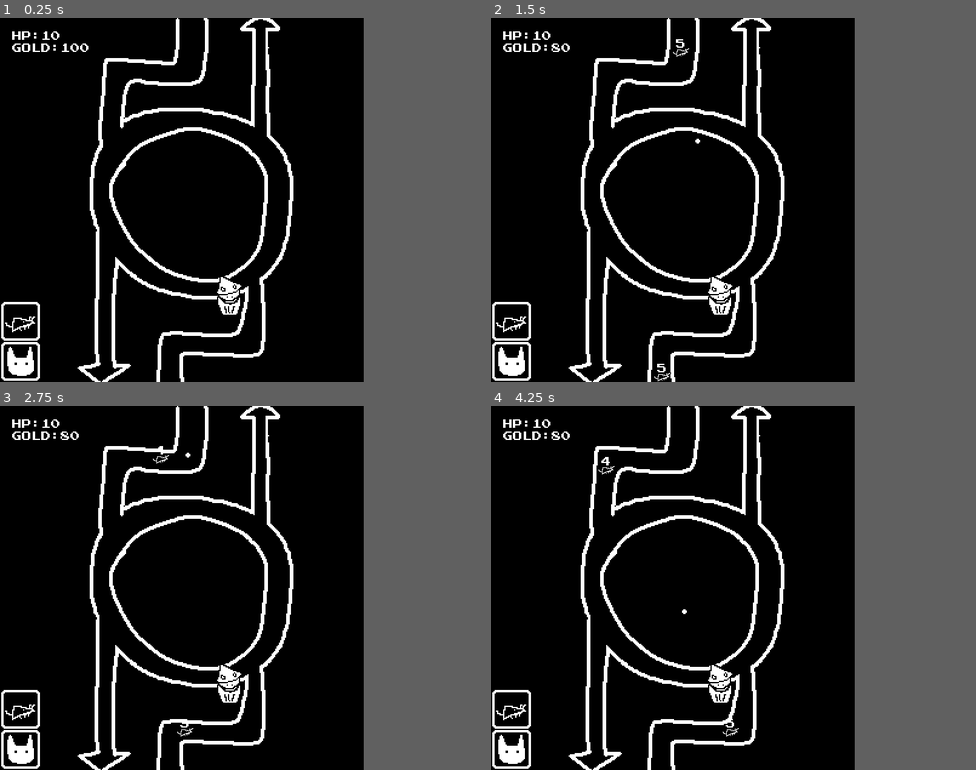
Above: before the commit, frames 1-4 (two rows, left to right).
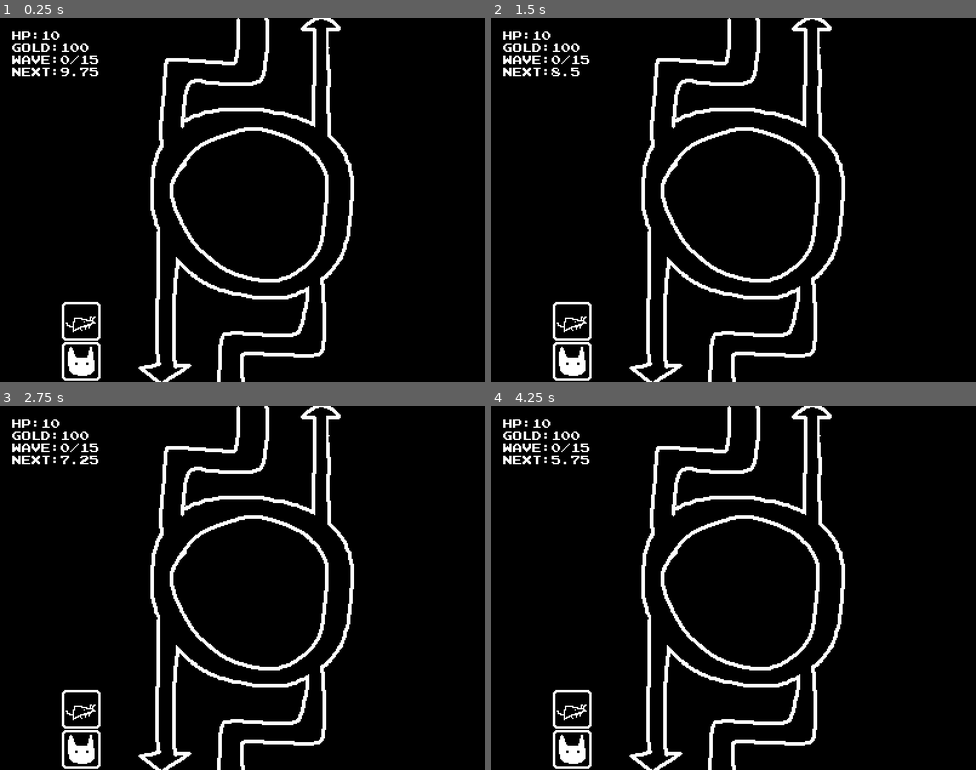
Above: after the commit, the same moments.

Repository: andymjchang/gmtk-2023
Game: Godot game, scene res://Scenes/Main.tscn
The game is run twice, just before and just after one commit, with the same random seed, the same clock (stepped at 60 frames per second) and the same inputs.
Inputs (mouse positions are in pixels of both pictures, inside the frame that each line leads up to):
- Up to frame 1 (0.25 s): no input
- Up to frame 2 (1.5 s): tap Enter at 0.5 s; move the mouse to (510, 320) at 0.52 s; click (510, 320) at 0.6 s; move the mouse to (510, 360) at 1.27 s; click (510, 360) at 1.35 s
- Up to frame 3 (2.75 s): move the mouse to (218, 507) at 2.02 s; click (218, 507) at 2.1 s
- Up to frame 4 (4.25 s): move the mouse to (655, 660) at 2.77 s; click (655, 660) at 2.85 s; move the mouse to (782, 642) at 3.52 s; click (782, 642) at 3.6 s
In our replay, the window is 600x600 before the commit and 800x600 after it. These sizes can differ from the game's own. Grey fills any space a smaller window leaves; there, only what the larger window draws over its background counts as a difference.

The runs differ from the first frame. In frame 1, 11% of the frame differs, in the area x 0-73%, y 0-100%; in frame 2, 11%; in frame 3, 11%; in frame 4, 11%.

Commit message:
animated rat units

Diff:
--- a/Objects/PrefabTest.gd
+++ b/Objects/PrefabTest.gd
@@ -2,7 +2,7 @@
 
 var atkSpd = 1
 var bulletDmg = 1
-var bulletSpd = 250
+var bulletSpd = 300
 var bulletNode = preload("res://Objects/Projectile.tscn")
 
 func _ready():
--- a/Objects/TestUnit.gd
+++ b/Objects/TestUnit.gd
@@ -5,17 +5,34 @@
 var speed := 30
 var dmg := 1
 var hp := 5
+var last_position
+export var turn_threshold := 1
+
+func _ready():
+	$Sprite2D.speed_scale = rand_range(0.8, 1.2)
+	last_position = global_position
 
 func _process(delta):
+	# check for death
+	if hp <= 0:
+		free_path()
+
+	# update healthbar
 	$RichTextLabel.bbcode_text = "[center]" + str(hp) + "[center]"
+
 	# check for end of path
 	if path_follow.unit_offset == 1:
 		end_of_path()
 
+	# move along pathFollow
 	path_follow.set_offset(path_follow.get_offset() + speed * delta)
 
-	if hp <= 0:
-		free_path()
+	# check for movement direction
+	if (global_position.x - last_position.x) > turn_threshold:
+		$Sprite2D.scale.x = 0.5
+	else:
+		$Sprite2D.scale.x = -0.5
+	last_position = global_position
 
 func end_of_path():
 	# access the current main node
@@ -33,6 +50,6 @@
 	if hp <= 0:
 		free_path()
 
-func _on_Area2D_area_shape_entered(area_rid, area, area_shape_index, local_shape_index):
+func _on_Area2D_area_shape_entered(_area_rid, area, _area_shape_index, _local_shape_index):
 	if area.is_in_group("BulletNode") and area.get_parent().hit == false:
 		area.get_parent().on_hit(self)
--- a/Objects/TestUnit.tscn
+++ b/Objects/TestUnit.tscn
@@ -1,9 +1,25 @@
-[gd_scene load_steps=6 format=2]
+[gd_scene load_steps=9 format=2]
 
 [ext_resource path="res://Assets/rat1.png" type="Texture" id=1]
 [ext_resource path="res://Objects/TestUnit.gd" type="Script" id=2]
 [ext_resource path="res://Resources/outline_material.tres" type="Material" id=3]
 [ext_resource path="res://Resources/default_font.tres" type="DynamicFont" id=4]
+
+[sub_resource type="AtlasTexture" id=2]
+atlas = ExtResource( 1 )
+region = Rect2( 0, 0, 32, 32 )
+
+[sub_resource type="AtlasTexture" id=3]
+atlas = ExtResource( 1 )
+region = Rect2( 32, 0, 32, 32 )
+
+[sub_resource type="SpriteFrames" id=4]
+animations = [ {
+"frames": [ SubResource( 2 ), SubResource( 3 ) ],
+"loop": true,
+"name": "default",
+"speed": 5.0
+} ]
 
 [sub_resource type="CircleShape2D" id=1]
 radius = 7.0
@@ -18,11 +34,12 @@
 collision_mask = 2
 script = ExtResource( 2 )
 
-[node name="Sprite2D" type="Sprite" parent="PlayerUnit"]
+[node name="Sprite2D" type="AnimatedSprite" parent="PlayerUnit"]
 material = ExtResource( 3 )
 position = Vector2( 0, -1 )
 scale = Vector2( 0.5, 0.5 )
-texture = ExtResource( 1 )
+frames = SubResource( 4 )
+playing = true
 
 [node name="RichTextLabel" type="RichTextLabel" parent="PlayerUnit"]
 margin_left = -20.0
--- a/Resources/default_font.tres
+++ b/Resources/default_font.tres
@@ -4,5 +4,7 @@
 
 [resource]
 size = 8
+outline_size = 1
+outline_color = Color( 0, 0, 0, 1 )
 extra_spacing_top = 1
 font_data = ExtResource( 1 )
--- a/Scenes/Main.gd
+++ b/Scenes/Main.gd
@@ -3,19 +3,30 @@
 var unitScene = preload("res://Objects/TestUnit.tscn")
 var enemyHP := 10
 var playerGold := 100
+var currentWave := 0
+var totalWaves := 15
 
 func _ready():
-	update_stats()
 	randomize()
 	$BgTile.visible = true
-	new_tower()
+
+func _process(_delta):
+	update_stats()
 
 func update_stats():
 	$RichTextLabel.text = "HP:" + str(enemyHP) + "\nGOLD:" + str(playerGold)
+	$RichTextLabel.text = $RichTextLabel.text + "\nWAVE:" + str(currentWave) + "/" + str(totalWaves)
+	$RichTextLabel.text = $RichTextLabel.text + "\nNEXT:" + str($WaveTimer.time_left)
 
 func update_hp(subtractAmount):
 	enemyHP -= subtractAmount
-	update_stats()
+
+func new_wave():
+	if currentWave < totalWaves:
+		currentWave += 1
+		new_tower()
+		playerGold += 100
+
 
 func new_tower():
 	var towerArray = $EnemyUnits.get_children()
@@ -33,10 +44,12 @@
 	if playerGold >= 10:
 		track.add_child(unitScene.instance())
 		playerGold -= 10
-		update_stats()
 
 func _on_PlacementDetector_pressed():
 	place_unit($Track1)
 
 func _on_PlacementDetector2_pressed():
 	place_unit($Track2)
+
+func _on_WaveTimer_timeout():
+	new_wave()
--- a/Scenes/Main.tscn
+++ b/Scenes/Main.tscn
@@ -20,11 +20,12 @@
 }
 
 [node name="Main" type="Node2D" groups=["MainNode"]]
+position = Vector2( 50, 0 )
 script = ExtResource( 4 )
 
 [node name="BgTile" type="Sprite" parent="."]
-visible = false
-scale = Vector2( 9.75, 9.75 )
+position = Vector2( -50, -1 )
+scale = Vector2( 12.5938, 9.46875 )
 texture = ExtResource( 1 )
 centered = false
 
@@ -96,12 +97,17 @@
 curve = SubResource( 2 )
 
 [node name="RichTextLabel" type="RichTextLabel" parent="."]
-margin_left = 10.0
+margin_left = -40.0
 margin_top = 10.0
-margin_right = 117.0
-margin_bottom = 65.0
+margin_right = 67.0
+margin_bottom = 102.0
 custom_fonts/normal_font = ExtResource( 8 )
 text = "HP:10"
 
+[node name="WaveTimer" type="Timer" parent="."]
+wait_time = 10.0
+autostart = true
+
 [connection signal="pressed" from="PlacementDetectorGroup/PlacementDetector" to="." method="_on_PlacementDetector_pressed"]
 [connection signal="pressed" from="PlacementDetectorGroup/PlacementDetector2" to="." method="_on_PlacementDetector2_pressed"]
+[connection signal="timeout" from="WaveTimer" to="." method="_on_WaveTimer_timeout"]
--- a/project.godot
+++ b/project.godot
@@ -16,11 +16,11 @@
 
 [display]
 
-window/size/width=300
+window/size/width=400
 window/size/height=300
 window/size/resizable=false
-window/size/test_width=936
-window/size/test_height=936
+window/size/test_width=800
+window/size/test_height=600
 window/stretch/mode="2d"
 window/stretch/aspect="keep"
 
Binary file changed: Assets/rat1.png
